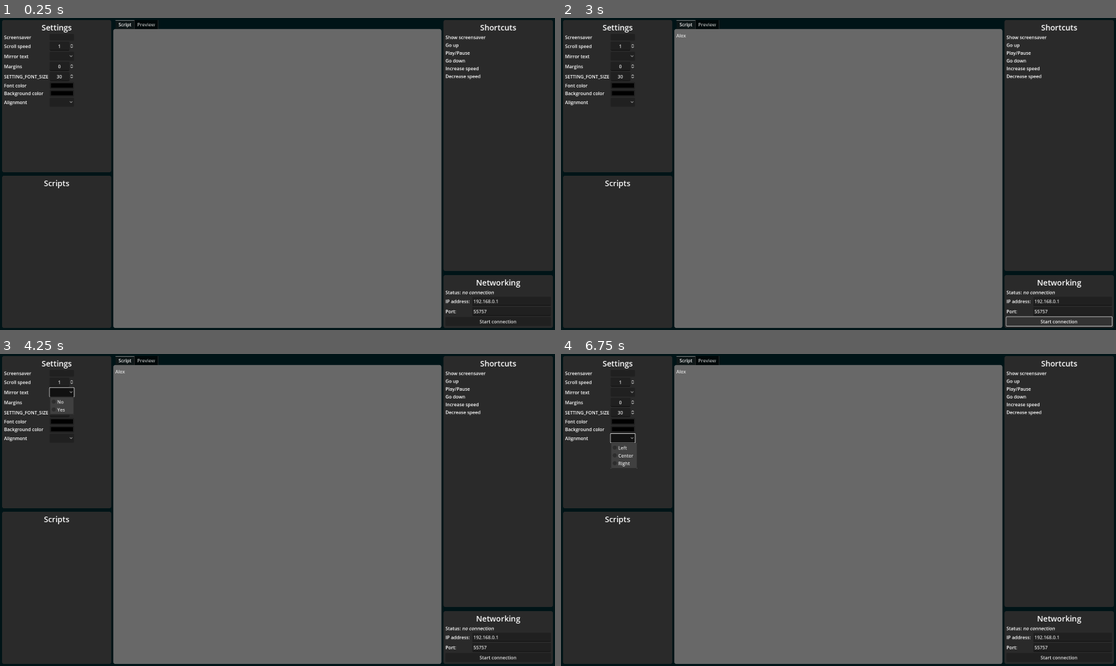
Above: before the commit, frames 1-4 (two rows, left to right).
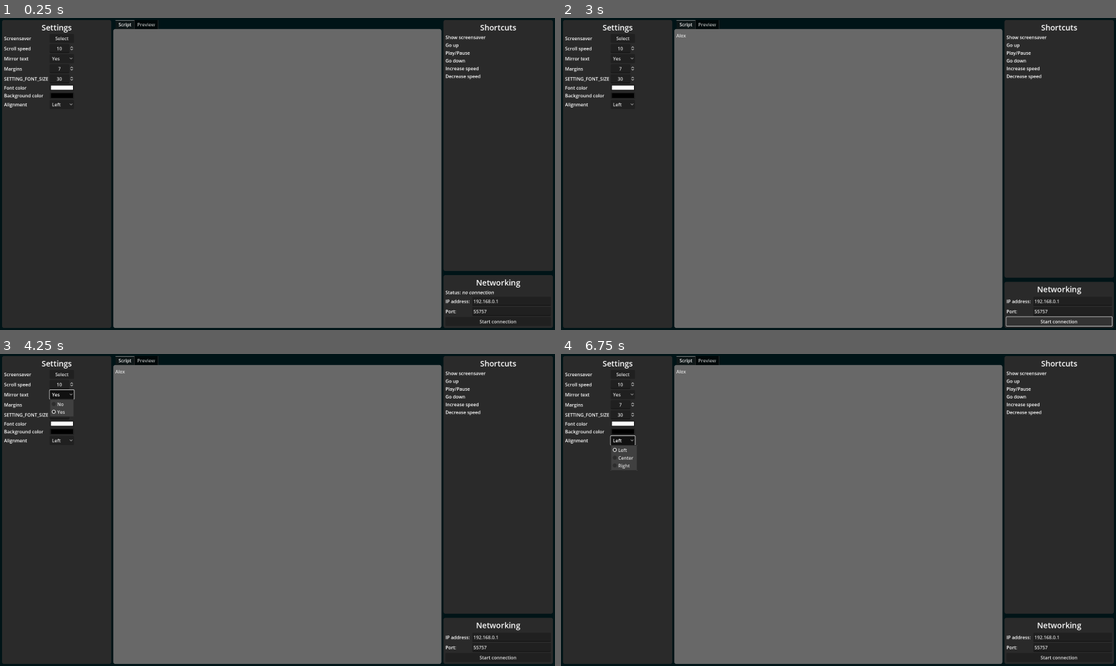
Above: after the commit, the same moments.

Repository: VoylinsGamedevJourney/teledot
Game: Godot game, scene res://controller.tscn
Same seed, same stepped clock (60 frames per second), same inputs: the game is played once before the commit and once after it.
Inputs (mouse positions are in pixels of both pictures, inside the frame that each line leads up to; where the layout moved, square brackets give the same spot in the first picture):
- Up to frame 1 (0.25 s): no input
- Up to frame 2 (3 s): click (838, 177) at 0.52 s; type "Alex" at 0.6 s; click (622, 39) [622, 36] at 1.25 s; click "Start connection" at 2 s; click "Stop connection" at 2.75 s
- Up to frame 3 (4.25 s): click (61, 394) [61, 391] at 3.5 s
- Up to frame 4 (6.75 s): click (622, 441) [622, 438] at 4.25 s; click (622, 375) [622, 372] at 5 s; click (622, 394) [622, 391] at 5.75 s; click (622, 441) [622, 438] at 6.5 s

The runs differ from the first frame. In frame 1, 1.0% of the frame differs, in the area x 0-21%, y 5-55%; in frame 2, 1.8%; in frame 3, 1.9%; in frame 4, 1.9%, in the area x 0-100%, y 5-89%.
Error before the commit: Cannot call method 'get_status' on a null value. (res://controller.gd:49)

Commit message:
Settings menu update

Diff:
--- a/src_controller/controller.gd
+++ b/src_controller/controller.gd
@@ -2,11 +2,9 @@
 
 # TODO: Add shortcuts to switch between Script view and preview view
 # TODO: Make scripts saving/deleting/loading work
-# TODO: Save settings and load+set everything on startup
-# TODO: On connection send everything
 
 
-const NET_STATUS := "Status: [i]%s[/i]"
+const SETTINGS_FILE := "user://settings"
 
 const PORT := 55757
 var client: StreamPeerTCP
@@ -16,6 +14,7 @@
 
 
 func _ready() -> void:
+	load_settings()
 	$Screensaver.visible = false
 
 
@@ -25,27 +24,34 @@
 	# Checking status
 	if client.get_status() != status:
 		status = client.get_status()
-		match status:
-			client.STATUS_NONE:
-				%NetworkStatusLabel.text = NET_STATUS % "[color=grey]no connection[/color]"
-			client.STATUS_ERROR:
-				%NetworkStatusLabel.text = NET_STATUS % "[color=red]Error[/color]"
-			client.STATUS_CONNECTING:
-				%NetworkStatusLabel.text = NET_STATUS % "[color=orange]connecting ...[/color]"
-			client.STATUS_CONNECTED:
-				%NetworkStatusLabel.text = NET_STATUS % "[color=grey]connected[/color]"
-				# TODO: Send all data once
-				send_command("change_script", %ScriptTextEdit.text)
-				send_command("change_alignment", %AlignmentOptionButton.selected)
-				send_command("change_mirror", %MirrorOptionButton.selected == 1)
-				send_command("change_color_text", %FontColorPicker.color)
-				send_command("change_color_background", %FontColorPicker.color)
-				send_command("change_margin", %MarginSpinBox.value)
-				send_command("change_scroll_speed", %ScrollSpeedSpinBox.value)
-				send_command("change_font_size", %FontSizeSpinBox.value)
+		connection_changed()
+
+
+func connection_changed() -> void:
+	set_connection_text()
+
+	# Sending all necesarry data to view
+	if status == client.STATUS_CONNECTED:
+		send_command("change_script", %ScriptTextEdit.text)
+		var settings := FileAccess.open(SETTINGS_FILE, FileAccess.READ)
+		var settings_data: Dictionary = settings.get_var()
+		settings.close()
+		for setting in settings_data:
+			send_command("change_%s" % setting, settings_data[setting])
+
+
+func set_connection_text(_status: int = status) -> void:
+	var text: PackedStringArray
+	match _status:
+		client.STATUS_NONE:       text = ["gray", "no connection"]
+		client.STATUS_ERROR:      text = ["red", "error"]
+		client.STATUS_CONNECTING: text = ["purple", "connecting"]
+		client.STATUS_CONNECTED:  text = ["green", "connected"]
+	%NetworkStatusLabel.text = "Status: [i][color=%s]%s[/color][/i]" % text
 
 
 func send_command(key:String, value) -> void:
+	if client == null: return
 	if client.get_status() == 2: client.put_var([key,value])
 
 
@@ -63,34 +69,80 @@
 	if client == null:
 		# Start connection
 		%ConnectionButton.text = "Stop connection"
+		status = client.STATUS_NONE
 		client = StreamPeerTCP.new()
 		client.connect_to_host(%IPLineEdit.text, int(%PortLineEdit.text.strip_edges()))
-		status = client.STATUS_NONE
 	else:
 		# Stop connection
 		%ConnectionButton.text = "Start connection"
 		client = null
-		%NetworkStatusLabel.text = NET_STATUS % "[color=grey]no connection[/color]"
+		set_connection_text(client.STATUS_NONE)
 
 
 func _on_alignment_option_item_selected(index: int) -> void:
+	save_setting("alignment", index)
 	send_command("change_alignment", index)
+func _on_mirror_option_button_item_selected(index: int) -> void:
+	save_setting("mirror", index)
+	send_command("change_mirror", index == 1)
+func _on_font_color_picker_changed(color: Color) -> void:
+	save_setting("color_text", color)
+	send_command("change_color_text", color)
+func _on_background_color_picker_changed(color: Color) -> void:
+	save_setting("color_background", color)
+	send_command("change_color_background", color)
+func _on_margin_spin_box_value_changed(value: float) -> void:
+	save_setting("margin", value)
+	send_command("change_margin", value)
+func _on_scroll_speed_spin_box_value_changed(value: float) -> void:
+	save_setting("scroll_speed", value)
+	send_command("change_scroll_speed", value)
+func _on_font_size_spin_box_value_changed(value: float) -> void:
+	save_setting("font_size", value)
+	send_command("change_font_size", value)
 
 
-func _on_mirror_option_button_item_selected(index: int) -> void:
-	send_command("change_mirror", index == 1)
+func save_setting(key: String, value) -> void:
+	var settings_file := FileAccess.open(SETTINGS_FILE, FileAccess.READ)
+	var settings_data: Dictionary = settings_file.get_var()
+	settings_file.close()
+	settings_data[key] = value
+	settings_file = FileAccess.open(SETTINGS_FILE, FileAccess.WRITE)
+	settings_file.store_var(settings_data)
 
 
-func _on_font_color_picker_changed(color: Color) -> void:
-	send_command("change_color_text", color)
-
-
-func _on_background_color_picker_changed(color: Color) -> void:
-	send_command("change_color_background", color)
-
-
-func _on_margin_spin_box_value_changed(value: float) -> void:
-	send_command("change_margin", value)
+func load_settings() -> void:
+	if !FileAccess.file_exists(SETTINGS_FILE):
+		var default_file := FileAccess.open(SETTINGS_FILE,FileAccess.WRITE)
+		default_file.store_var({
+			"color_background": %FontColorPicker.color,
+			"scroll_speed": %ScrollSpeedSpinBox.value,
+			"color_text": %FontColorPicker.color,
+			"alignment": %AlignmentOptionButton.selected,
+			"font_size": %FontSizeSpinBox.value,
+			"mirror": %MirrorOptionButton.selected,
+			"margin": %MarginSpinBox.value,
+			})
+		return
+	var settings_file := FileAccess.open(SETTINGS_FILE, FileAccess.READ)
+	var settings_data: Dictionary = settings_file.get_var()
+	for setting in settings_data:
+		match setting:
+			"alignment":
+				%AlignmentOptionButton.selected = settings_data[setting]
+			"mirror":
+				%MirrorOptionButton.selected = settings_data[setting]
+			"color_text":
+				%FontColorPicker.color = settings_data[setting]
+			"color_background":
+				%FontColorPicker.color = settings_data[setting]
+			"margin":
+				%MarginSpinBox.value = settings_data[setting]
+			"scroll_speed":
+				%ScrollSpeedSpinBox.value = settings_data[setting]
+			"font_size":
+				%FontSizeSpinBox.value = settings_data[setting]
+			_: printerr("Could not find setting: %s" % setting)
 
 
 # TODO: Screensaver
@@ -99,11 +151,3 @@
 	# TODO: Display screensaver
 	# TODO: when pressed again or esc pressed, exit screensaver mode
 	pass
-
-
-func _on_scroll_speed_spin_box_value_changed(value: float) -> void:
-	send_command("change_scroll_speed", value)
-
-
-func _on_font_size_spin_box_value_changed(value: float) -> void:
-	send_command("change_font_size", value)
--- a/src_controller/controller.tscn
+++ b/src_controller/controller.tscn
@@ -64,6 +64,7 @@
 
 [node name="ScreenSaverButton" type="Button" parent="MarginContainer/HBoxContainer/LeftVSplit/SettingsContainer/VBox/SettingsScroll/SettingsGrid"]
 layout_mode = 2
+text = "Select"
 
 [node name="ScrollSpeedLabel" type="Label" parent="MarginContainer/HBoxContainer/LeftVSplit/SettingsContainer/VBox/SettingsScroll/SettingsGrid"]
 layout_mode = 2
@@ -74,7 +75,7 @@
 layout_mode = 2
 min_value = 1.0
 max_value = 200.0
-value = 1.0
+value = 10.0
 alignment = 1
 
 [node name="MirrorTextLabel" type="Label" parent="MarginContainer/HBoxContainer/LeftVSplit/SettingsContainer/VBox/SettingsScroll/SettingsGrid"]
@@ -85,6 +86,7 @@
 unique_name_in_owner = true
 layout_mode = 2
 item_count = 2
+selected = 1
 popup/item_0/text = "No"
 popup/item_0/id = 0
 popup/item_1/text = "Yes"
@@ -98,6 +100,7 @@
 unique_name_in_owner = true
 layout_mode = 2
 max_value = 200.0
+value = 7.0
 alignment = 1
 
 [node name="FontSizeLabel" type="Label" parent="MarginContainer/HBoxContainer/LeftVSplit/SettingsContainer/VBox/SettingsScroll/SettingsGrid"]
@@ -119,6 +122,7 @@
 [node name="FontColorPicker" type="ColorPickerButton" parent="MarginContainer/HBoxContainer/LeftVSplit/SettingsContainer/VBox/SettingsScroll/SettingsGrid"]
 unique_name_in_owner = true
 layout_mode = 2
+color = Color(1, 1, 1, 1)
 
 [node name="ColorBackgroundLabel" type="Label" parent="MarginContainer/HBoxContainer/LeftVSplit/SettingsContainer/VBox/SettingsScroll/SettingsGrid"]
 layout_mode = 2
@@ -136,6 +140,7 @@
 unique_name_in_owner = true
 layout_mode = 2
 item_count = 3
+selected = 0
 popup/item_0/text = "Left"
 popup/item_0/id = 0
 popup/item_1/text = "Center"
@@ -143,24 +148,25 @@
 popup/item_2/text = "Right"
 popup/item_2/id = 2
 
-[node name="ScriptsContainer" type="PanelContainer" parent="MarginContainer/HBoxContainer/LeftVSplit"]
-layout_mode = 2
-size_flags_horizontal = 3
-size_flags_vertical = 3
-
-[node name="VBoxContainer" type="VBoxContainer" parent="MarginContainer/HBoxContainer/LeftVSplit/ScriptsContainer"]
-layout_mode = 2
-
-[node name="ScriptsLabel" type="Label" parent="MarginContainer/HBoxContainer/LeftVSplit/ScriptsContainer/VBoxContainer"]
+[node name="WIPScriptsContainer" type="PanelContainer" parent="MarginContainer/HBoxContainer/LeftVSplit"]
+visible = false
+layout_mode = 2
+size_flags_horizontal = 3
+size_flags_vertical = 3
+
+[node name="VBoxContainer" type="VBoxContainer" parent="MarginContainer/HBoxContainer/LeftVSplit/WIPScriptsContainer"]
+layout_mode = 2
+
+[node name="ScriptsLabel" type="Label" parent="MarginContainer/HBoxContainer/LeftVSplit/WIPScriptsContainer/VBoxContainer"]
 layout_mode = 2
 text = "TITLE_SCRIPTS"
 label_settings = ExtResource("2_n4yov")
 horizontal_alignment = 1
 
-[node name="ScriptsScroll" type="ScrollContainer" parent="MarginContainer/HBoxContainer/LeftVSplit/ScriptsContainer/VBoxContainer"]
-layout_mode = 2
-
-[node name="ScriptsVBox" type="VBoxContainer" parent="MarginContainer/HBoxContainer/LeftVSplit/ScriptsContainer/VBoxContainer/ScriptsScroll"]
+[node name="ScriptsScroll" type="ScrollContainer" parent="MarginContainer/HBoxContainer/LeftVSplit/WIPScriptsContainer/VBoxContainer"]
+layout_mode = 2
+
+[node name="ScriptsVBox" type="VBoxContainer" parent="MarginContainer/HBoxContainer/LeftVSplit/WIPScriptsContainer/VBoxContainer/ScriptsScroll"]
 layout_mode = 2
 
 [node name="ScriptPanel" type="TabContainer" parent="MarginContainer/HBoxContainer"]
